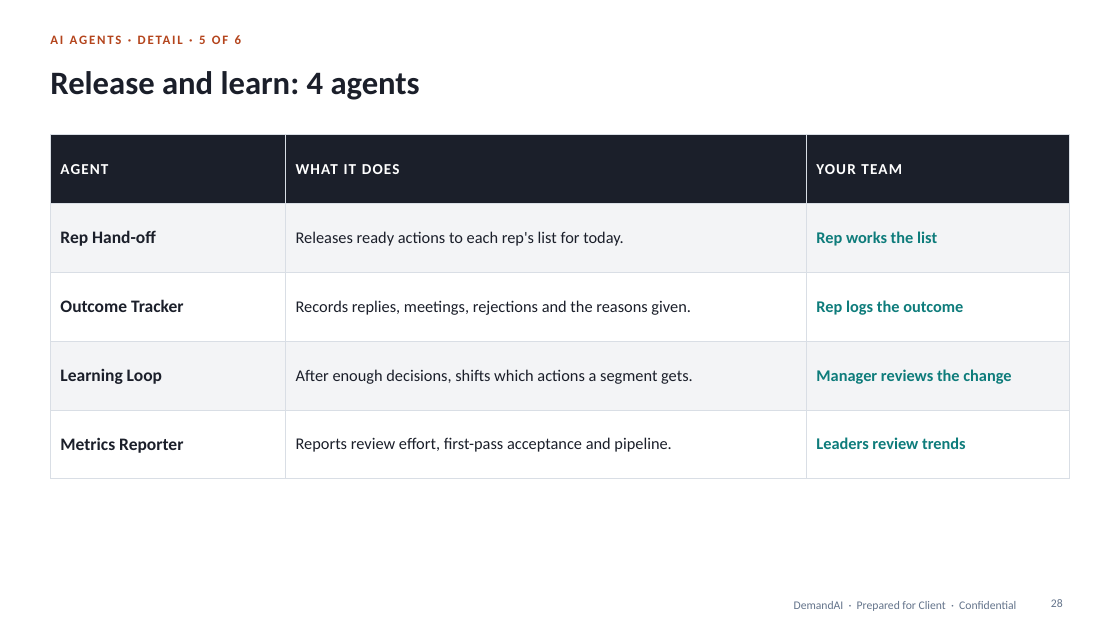
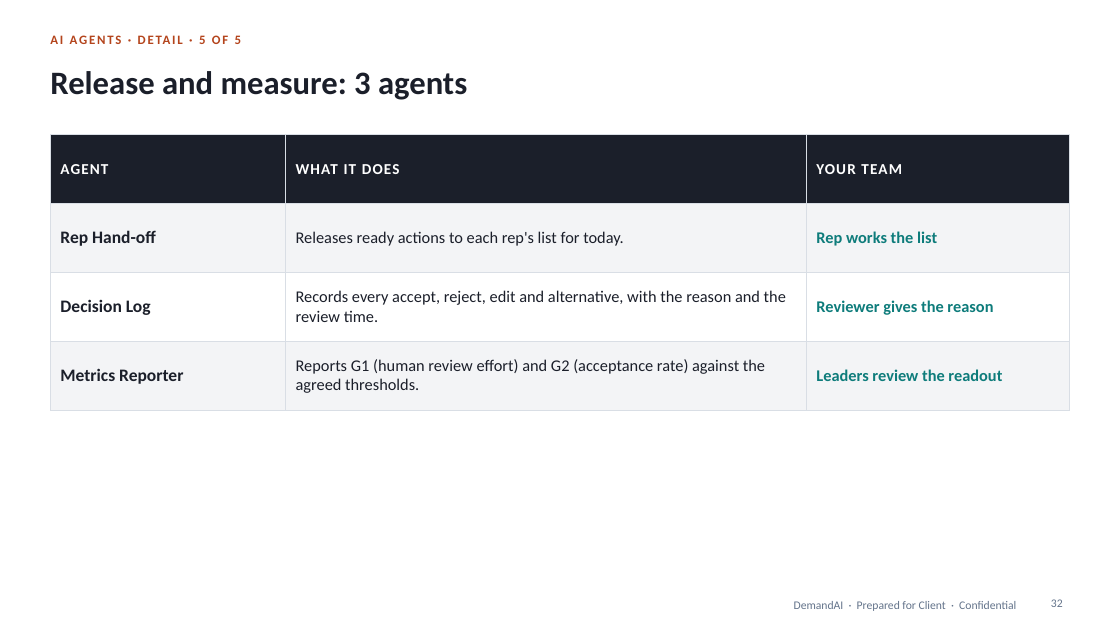
Before and after one commit to shantanusharma-commits/Demand-AI---POC, a slide deck: slide 32 of proposal/DemandAI_Pilot_Proposal.pptx (slide 28 before the commit). Drawn at 1120x630 pixels with LibreOffice and Linux fonts; fonts in the diff are those of the drawing. Boxes give left, top, right and bottom in pixels: in the first picture for what was removed or moved away, otherwise in the second. Text is boxed around its words. In the diff, an @@ line names an element or a change of style, - is before the commit and + after.

```diff
--- a/proposal/DemandAI_Pilot_Proposal.pptx
+++ b/proposal/DemandAI_Pilot_Proposal.pptx
@@ title at <box>50,71,467,100</box>: text changed @@
-Release and learn: 4 agents
+Release and measure: 3 agents
@@ table at <box>50,134,1070,397</box> @@
-row 3: Outcome Tracker | Records replies, meetings, rejections and the reasons given. | Rep logs the outcome
-row 4: Learning Loop | After enough decisions, shifts which actions a segment gets. | Manager reviews the change
-row 5: Metrics Reporter | Reports review effort, first-pass acceptance and pipeline. | Leaders review trends
+row 3: Decision Log | Records every accept, reject, edit and alternative, with the reason and the review time. | Reviewer gives the reason
+row 4: Metrics Reporter | Reports G1 (human review effort) and G2 (acceptance rate) against the agreed thresholds. | Leaders review the readout
@@ page number at <box>1051,599,1063,607</box>: text changed @@
-28
+32
```
Also in this commit, not shown: 11 other slides changed, 5 slides added, 2 slides removed, 1 other file.
